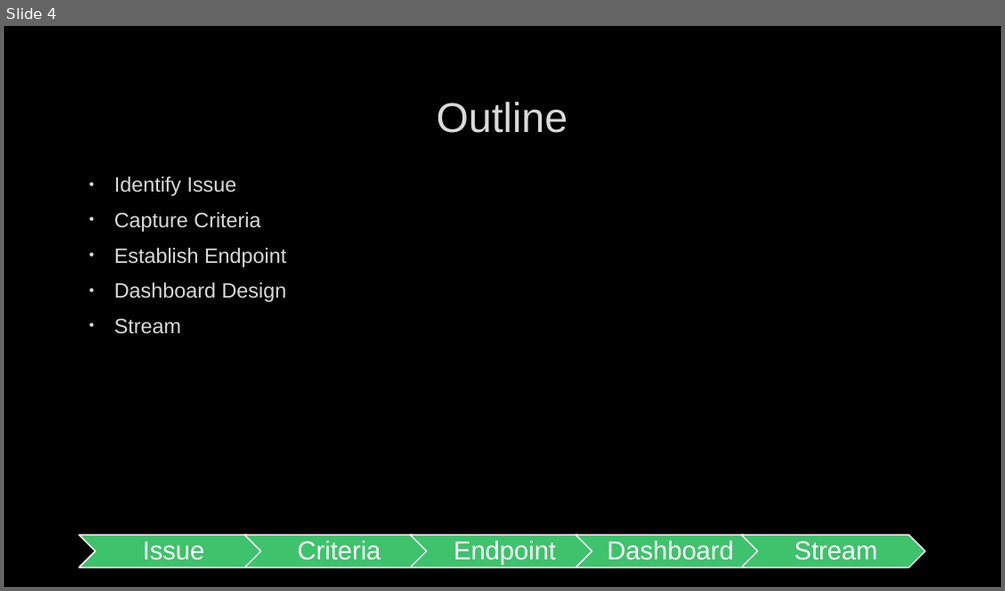
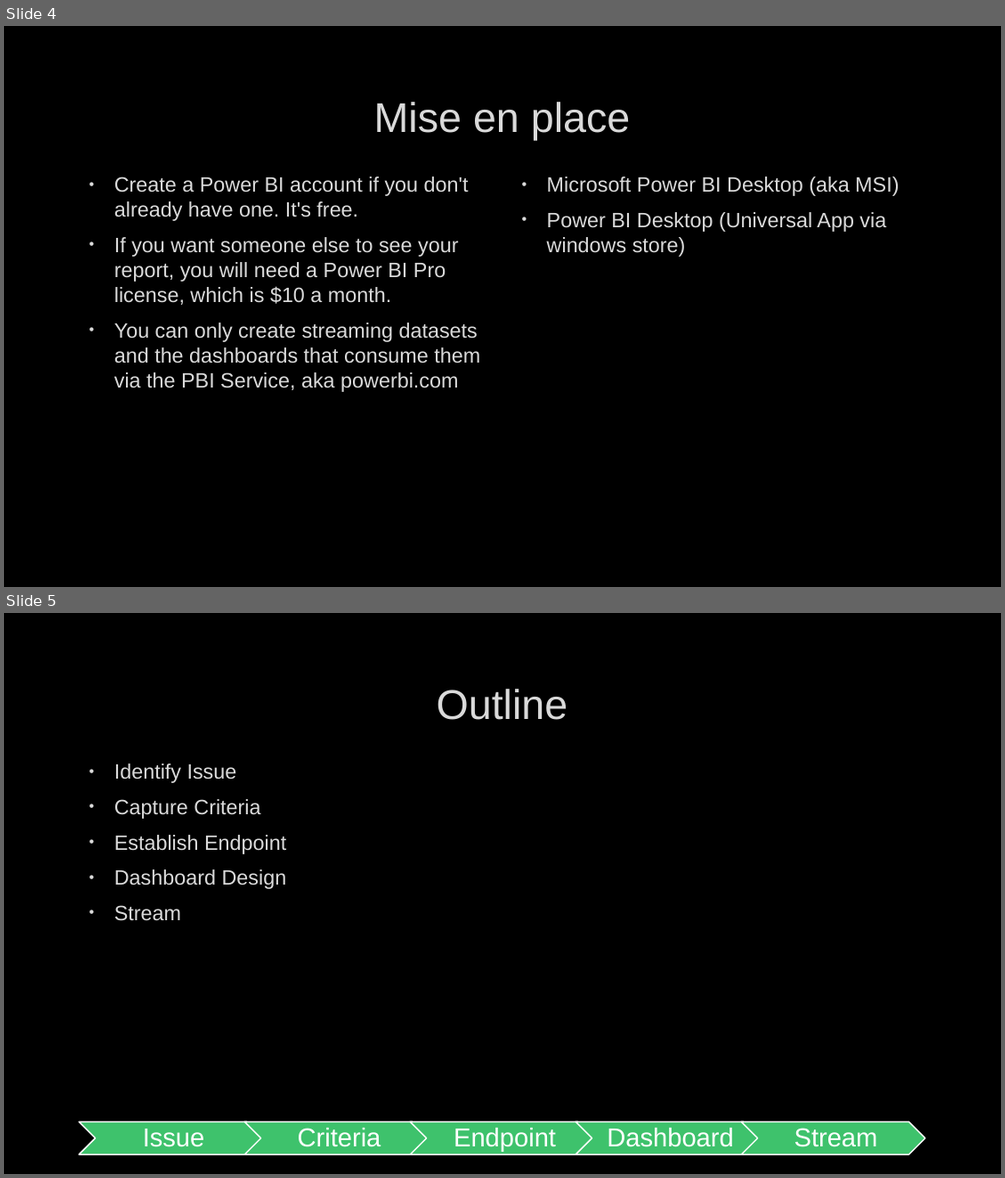
Before and after one commit to billinkc/presentations, a slide deck: RealTimeMonitoringWithPowerBi/Real Time Monitoring with Power BI.pptx. Shown one above the other, each under a label of ours: slide 4 before the commit, slides 4 and 5 after it. The pictures are 1005x591 and 1005x1178 pixels, drawn with LibreOffice and Linux fonts; fonts in the diff are those of the drawing; background and template pictures are left out. Boxes give left, top, right and bottom in pixels: in the first picture for what was removed or moved away, otherwise in the second. Text is boxed around its words. In the diff, an @@ line names an element or a change of style, - is before the commit and + after.

```diff
--- a/RealTimeMonitoringWithPowerBi/Real Time Monitoring with Power BI.pptx
+++ b/RealTimeMonitoringWithPowerBi/Real Time Monitoring with Power BI.pptx
@@ slide 4 added at <box>4,26,1001,587</box>, background picture (left out) @@
@@ title added at <box>374,102,631,140</box>, 40 pt, text #DADADA @@
+Mise en place
@@ text added at <box>114,176,480,392</box>, 20 pt, text #DADADA @@
+• Create a Power BI account if you don't already have one. It's free.
+• If you want someone else to see your report, you will need a Power BI Pro license, which is $10 a month.
+• You can only create streaming datasets and the dashboards that consume them via the PBI Service, aka powerbi.com
@@ text added at <box>547,176,898,257</box>, 20 pt, text #DADADA @@
+• Microsoft Power BI Desktop (aka MSI)
+• Power BI Desktop (Universal App via windows store)
@@ what was slide 4 is now slide 5 @@
```
Also in this commit, not shown: 5 slides changed, 2 other slides added, 1 slide removed, 7 other files.
